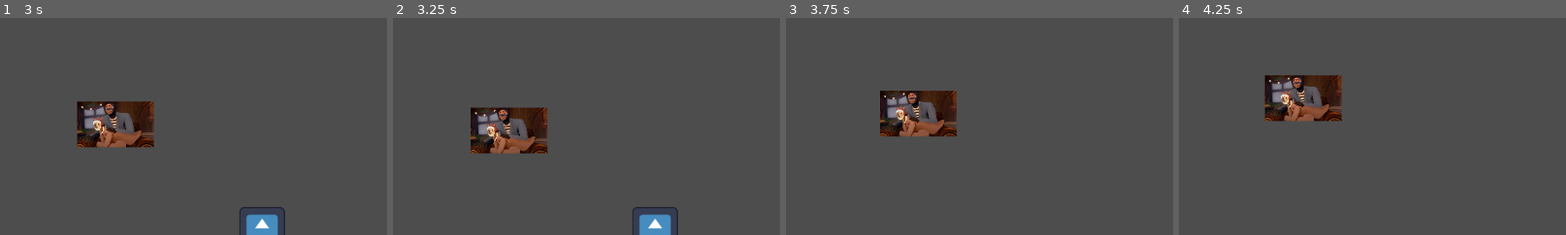
Above: before the commit, frames 1-4 (left to right).
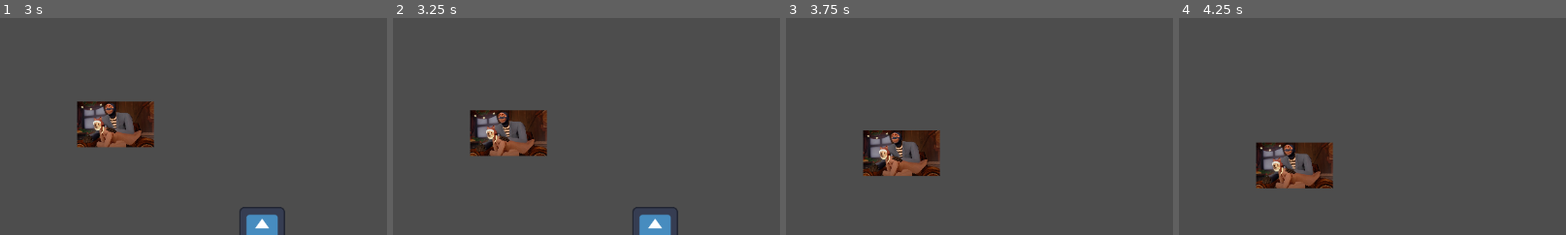
Above: after the commit, the same moments.

Repository: nick-leslie/Gmtk-game-jam-2025
Game: Godot game, scene res://Scenes/main.tscn
Two runs of this game, one before a commit and one after it. Both use one fixed random seed, a clock stepped at 60 frames per second and the inputs below. The engine's default icon, where the game draws it, is replaced by a stand-in: a white triangle on a blue panel in a dark square.
Inputs (mouse positions are % of the whole screen's width and height, from its top left):
- Up to frame 1 (3 s): tap Enter at 0.5, 2 s; move the mouse to (72, 45) at 0.52 s; click (72, 45) at 0.67 s; tap Space at 1.25, 2.75 s; move the mouse to (30, 55) at 1.27 s; click (30, 55) at 1.42 s; move the mouse to (60, 28) at 2.02 s; click (60, 28) at 2.17 s; move the mouse to (45, 70) at 2.77 s; click (45, 70) at 2.92 s
- Up to frame 2 (3.25 s): no input
- Up to frame 3 (3.75 s): move the mouse to (80, 65) at 3.52 s; click (80, 65) at 3.67 s
- Up to frame 4 (4.25 s): no input
The pictures show only the part of the screen within x 11-61%, y 22-72%; the shares and areas given below are measured in that part.

Frame 1 is identical in both runs. In frame 2, 2.1% of the frame differs, in the area x 19-40%, y 41-64%; in frame 3, 6.7%; in frame 4, 7.3%, in the area x 19-43%, y 26-79%.

Commit message:
Moves in a random vector but the same direction for entire move cycle

Diff:
--- a/Scenes/Enemies/test_enemy.tscn
+++ b/Scenes/Enemies/test_enemy.tscn
@@ -7,7 +7,8 @@
 [node name="Enemy" instance=ExtResource("1_366os")]
 script = ExtResource("2_kksxm")
 idle_state_time = 3.0
-move_state_time = 1.5
+move_state_time = 1.0
+speed = 3.5
 
 [node name="Sprite2D" parent="." index="0"]
 scale = Vector2(0.06, 0.06)
--- a/Scripts/Enemies/test_enemy.gd
+++ b/Scripts/Enemies/test_enemy.gd
@@ -6,7 +6,8 @@
 @export var move_state_time: float
 var move_counter := 0.0
 
-
+var direction := Vector2(0,0)
+var magnitude := 0.0
 
 #Transistion functions
 func idleTransition(delta: float):
@@ -46,13 +47,20 @@
 	var texture_size = $Sprite2D.texture.get_size()
 	var sprite_size = texture_size * $Sprite2D.scale
 
-	var direction_x = randi_range(-1, 1)
-	var random_number_x = (randi() % 10) * direction_x
+	#Generate random direction if first time in move state from other state
+	if move_counter == 0:
+		# Generate random direction vector
+		direction = Vector2(
+		randi_range(-1, 1),
+		randi_range(-1,1)
+		)
 
-	var direction_y = randi_range(-1, 1)
-	var random_number_y = (randi() % 10) * direction_y
-	position.x += random_number_x
-	position.y += random_number_y
+		# Generate random magnitude
+		magnitude = randi_range(1, speed)
+
+	# Move by vector
+	var offset = direction * magnitude
+	position += offset
 
 	#Clamping to screen size
 	position.x = clamp(position.x, 0 + (sprite_size.x/2), screen_size.x - (sprite_size.x/2))
